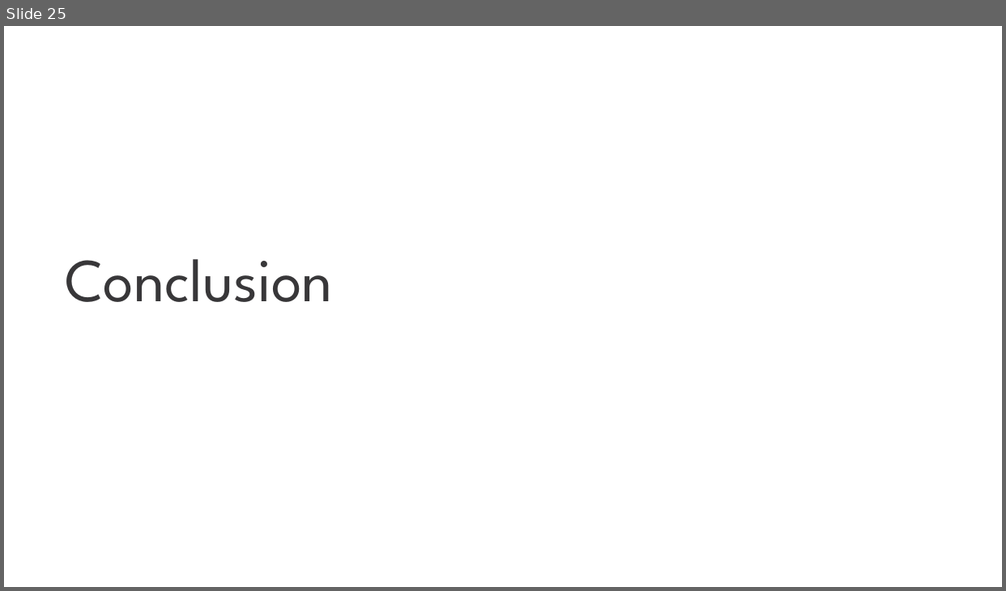
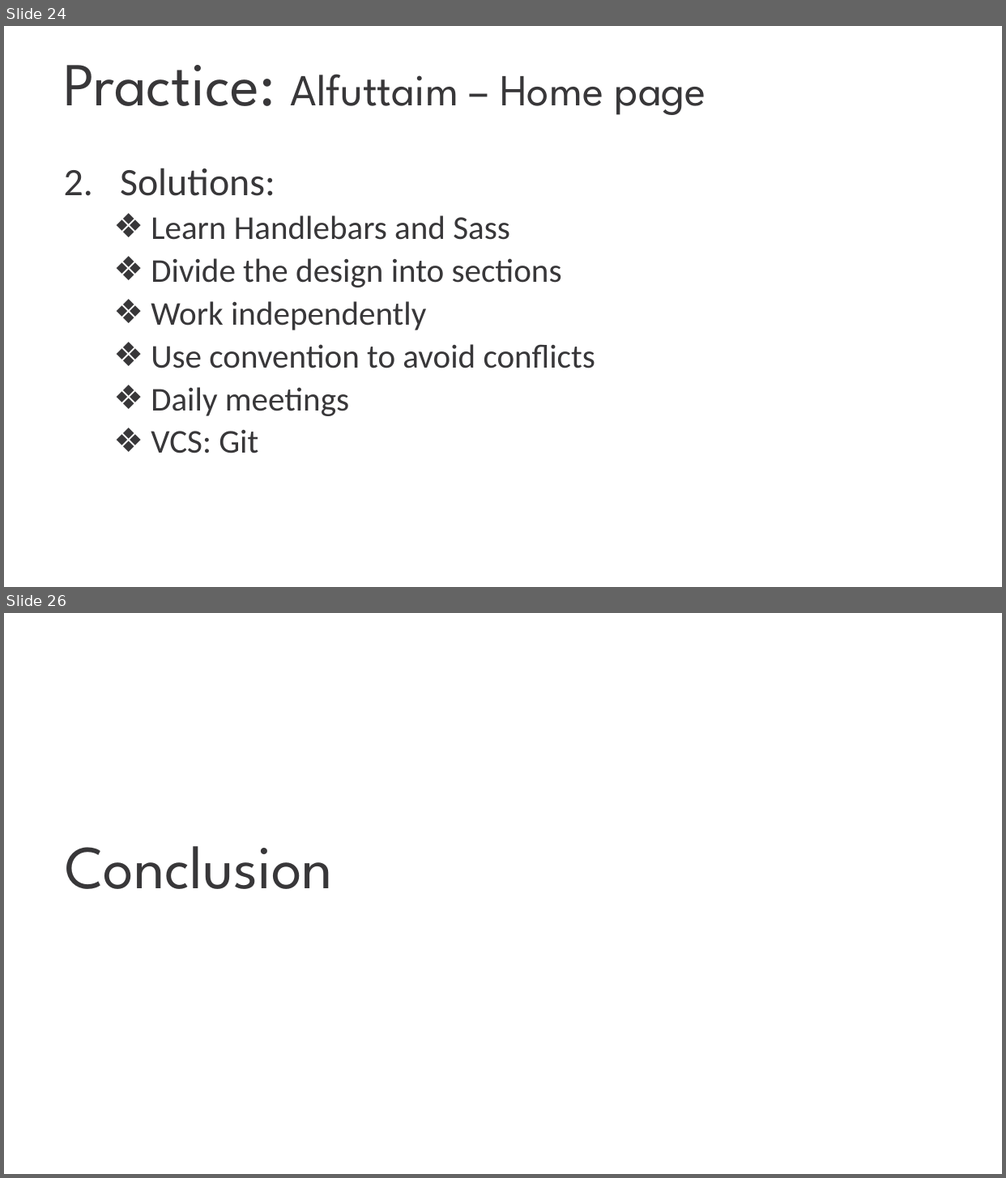
Before and after one commit to nam-tran-niteco/Wordpress-Demo, a slide deck: Wordpress Migration.pptx. Shown one above the other, each under a label of ours: slide 25 before the commit, slides 24 and 26 after it; the slides between them are not shown. The pictures are 1006x591 and 1006x1178 pixels, drawn with LibreOffice and Linux fonts; fonts in the diff are those of the drawing; background and template pictures are left out. Boxes give left, top, right and bottom in pixels: in the first picture for what was removed or moved away, otherwise in the second. Text is boxed around its words. In the diff, an @@ line names an element or a change of style, - is before the commit and + after.

```diff
--- a/Wordpress Migration.pptx
+++ b/Wordpress Migration.pptx
@@ slide 24 added at bbox=[4, 26, 1002, 587], background picture (left out) @@
@@ title added at bbox=[64, 65, 706, 115], 32 pt, text #383739 @@
+Practice: Alfuttaim – Home page
@@ text added at bbox=[120, 168, 595, 454], 24 pt, text #383739 @@
+2. Solutions:
+  ❖ Learn Handlebars and Sass
+  ❖ Divide the design into sections
+  ❖ Work independently
+  ❖ Use convention to avoid conflicts
+  ❖ Daily meetings
+  ❖ VCS: Git
@@ what was slide 25 is now slide 26 @@
```
Also in this commit, not shown: 7 slides changed, 4 other slides added, 41 slides removed.
